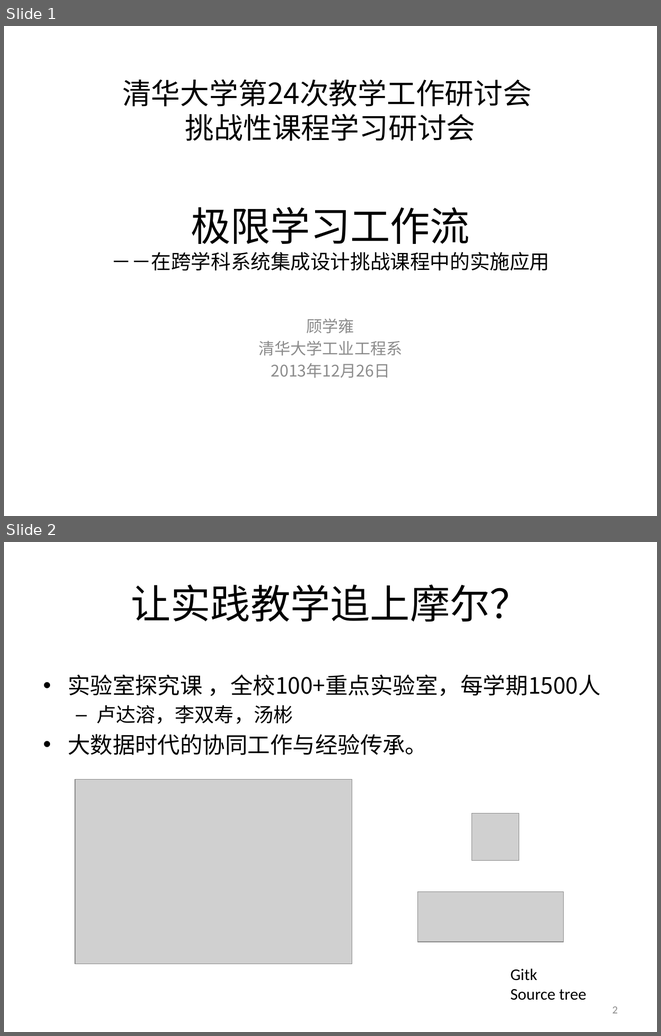
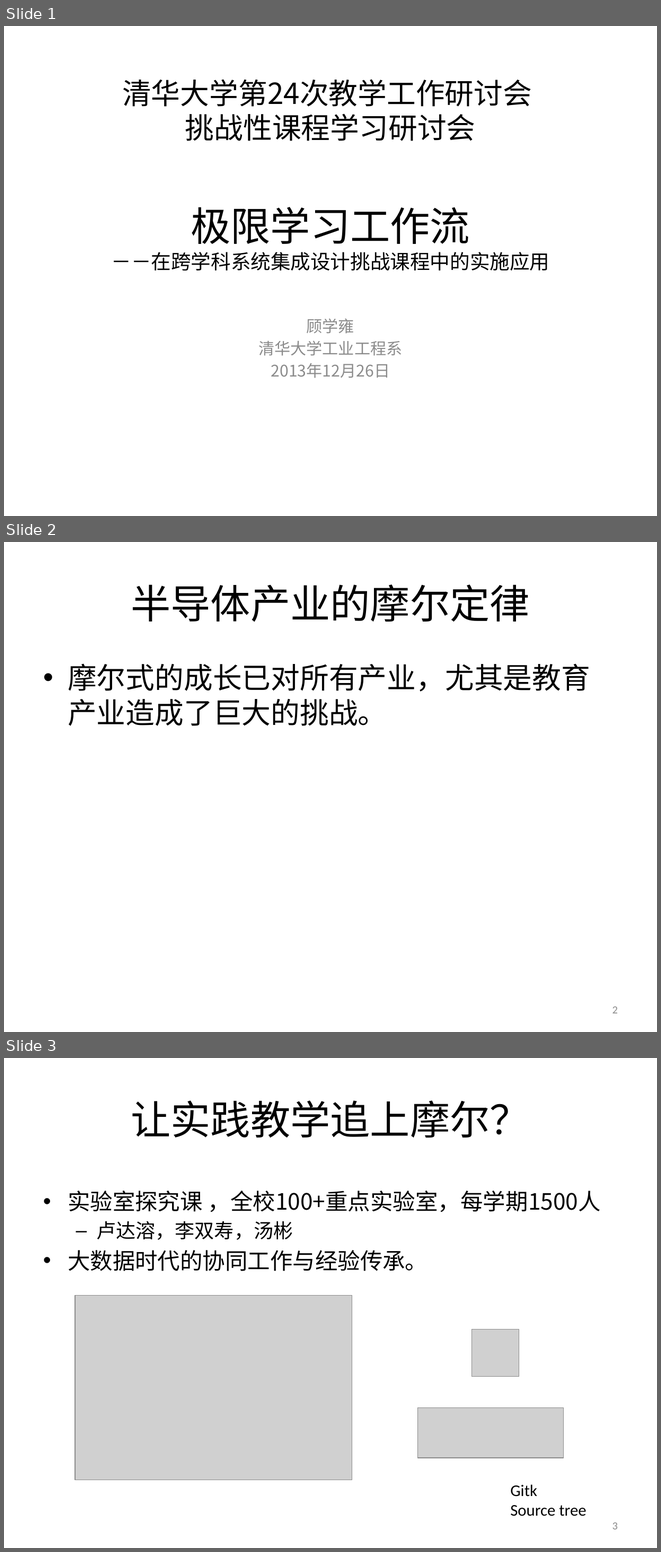
Before and after one commit to woodyme/2014JanXLP, a slide deck: 课程方案/XLP_WorkFLow_CHN.pptx. Shown one above the other, each under a label of ours: slides 1 and 2 before the commit, slides 1, 2 and 3 after it. The pictures are 661x1036 and 661x1552 pixels, drawn with LibreOffice and Linux fonts; fonts in the diff are those of the drawing; grey boxes stand for pictures; background and template pictures are left out. Boxes give left, top, right and bottom in pixels: in the first picture for what was removed or moved away, otherwise in the second. Text is boxed around its words. In the diff, an @@ line names an element or a change of style, - is before the commit and + after.

```diff
--- a/课程方案/XLP_WorkFLow_CHN.pptx
+++ b/课程方案/XLP_WorkFLow_CHN.pptx
@@ slide 2 added at (x1=4, y1=542, x2=657, y2=1032), background #FFFFFF @@
@@ title added at (x1=131, y1=584, x2=530, y2=622), 44 pt, text #000000 @@
+半导体产业的摩尔定律
@@ text added at (x1=68, y1=663, x2=590, y2=726), 32 pt, text #000000 @@
+• 摩尔式的成长已对所有产业，尤其是教育产业造成了巨大的挑战。
@@ page number added at (x1=612, y1=1006, x2=618, y2=1013), 12 pt, text #8C8C8C @@
+2
@@ what was slide 2 is now slide 3 @@
@@ page number at (x1=612, y1=1522, x2=618, y2=1529): text changed @@
-2
+3
```
Also in this commit, not shown: 2 slides changed, 1 slide removed, 3 other files.
